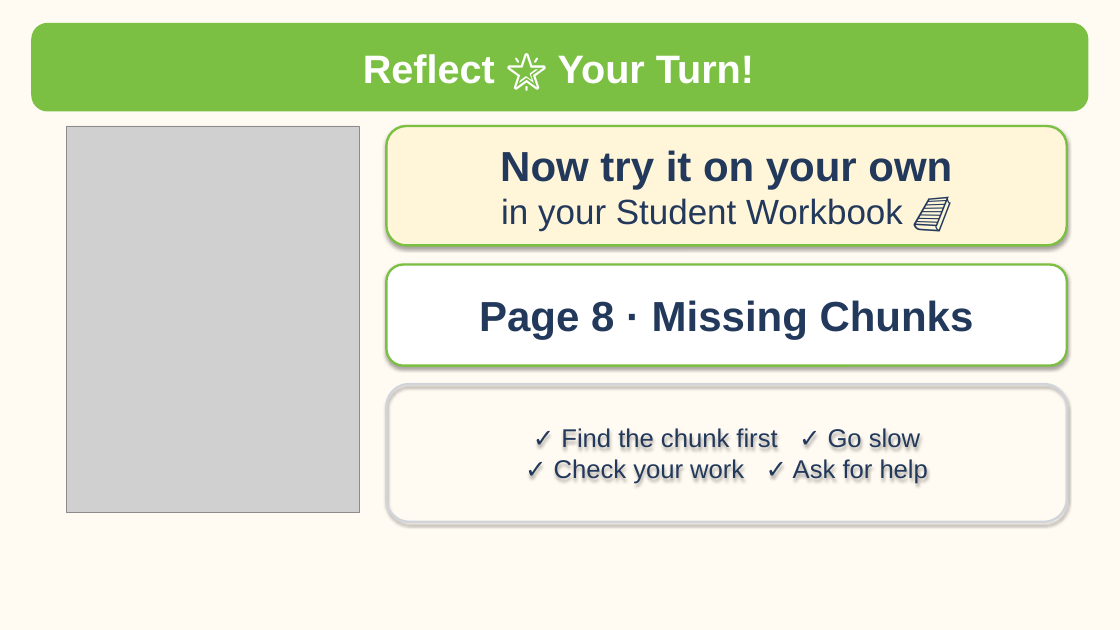
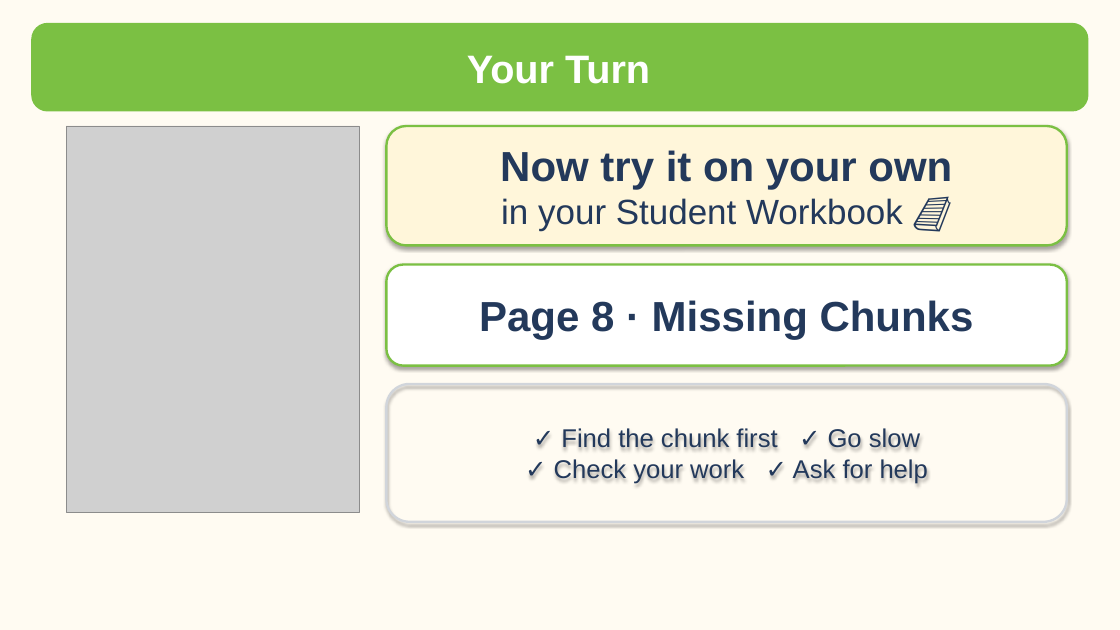
Before and after one commit to Silkwormx/island-readers, a slide deck: slide 40 of teachers/ng/Lesson3.1_ng_Week_Slides_v2.pptx. Drawn at 1120x630 pixels with LibreOffice and Linux fonts; fonts in the diff are those of the drawing; grey boxes stand for pictures. Boxes give left, top, right and bottom in pixels: in the first picture for what was removed or moved away, otherwise in the second. Text is boxed around its words. In the diff, an @@ line names an element or a change of style, - is before the commit and + after.

```diff
--- a/teachers/ng/Lesson3.1_ng_Week_Slides_v2.pptx
+++ b/teachers/ng/Lesson3.1_ng_Week_Slides_v2.pptx
@@ text at <box>467,55,650,84</box>: text changed @@
-Reflect 🌟 Your Turn!
+Your Turn
```
Also in this commit, not shown: 13 other slides changed, 38 other files.
